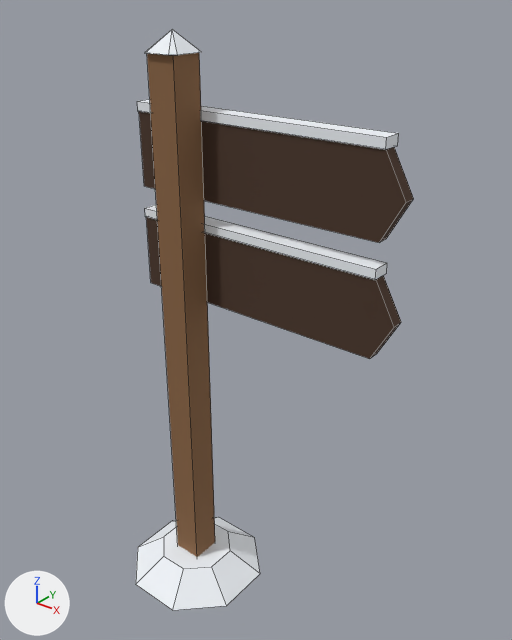
The Blender file winter-survival/blender/sources/signpost.blend: old version first, new version second.
Camera for both pictures: a 50 mm camera at (1.75, -1.76, 2.42) aimed at (0.28, 0.08, 1.28). Every picture has the same lights, and +X, +Y and +Z are marked at lower left. The picture after the commit comes second. Mesh edges are drawn as thin lines.

The first picture shows 'BoardBottom', 'BoardTop', 'Post'.
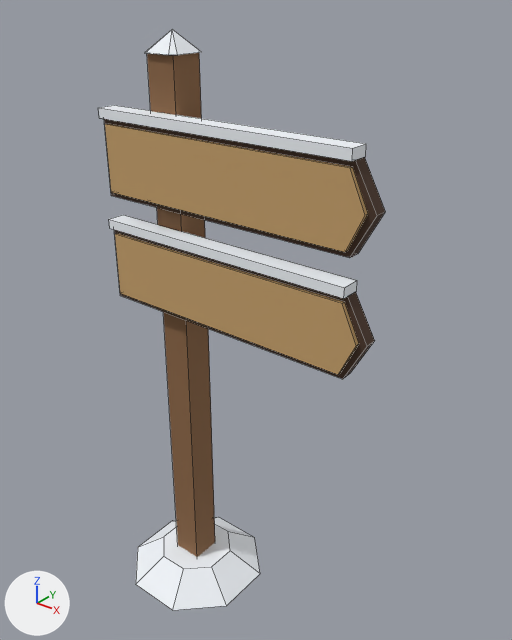
Edits to the bpy script that builds the scene:
```text
Add mat_palette_vcol:
    mat_palette_vcol = bpy.data.materials.new('palette_vcol')
    mat_palette_vcol.use_nodes = True; mat_palette_vcol.node_tree.nodes.clear()
    _N = mat_palette_vcol.node_tree.nodes; _L = mat_palette_vcol.node_tree.links
    n0 = _N.new('ShaderNodeBsdfPrincipled'); n0.name = 'Principled BSDF'
    n0.inputs[2].default_value = 0.9  # 'Roughness'
    n1 = _N.new('ShaderNodeOutputMaterial'); n1.name = 'Material Output'
    n2 = _N.new('ShaderNodeVertexColor'); n2.name = 'Color Attribute'
    n2.layer_name = 'Col'
    _L.new(n0.outputs[0], n1.inputs[0])  # 'BSDF' to 'Surface'
    _L.new(n2.outputs[0], n0.inputs[0])  # 'Color' to 'Base Color'
Change me_post:
    where me_post.from_pydata(...)  # 33 vertices, 23 faces; spans x -0.28..0.28, y -0.28..0.28, z 0.0..2.27
    used by ob_post; location = (0.0, 0.0, 0.0)
    remove me_post.materials.append(mat_snow)  # white #f1f5fa
    me_post part 1: all 5 faces that had it switch from mat_wood (brown #8b6543) to mat_palette_vcol
    me_post part 2: vertex colours changed
Change me_boardtop:
    used by ob_boardtop; location = (0.0, 0.0, 1.84)
    remove me_boardtop.from_pydata(...)  # 28 vertices, 19 faces; spans x -0.25..0.85, y 0.055..0.125, z -0.14..0.175
    remove me_boardtop.materials.append(mat_wood_dark)  # brown #4a3426
    remove me_boardtop.materials.append(mat_snow)  # white #f1f5fa
    remove me_boardtop.materials.append(mat_wood_light)  # orange #c7a16b
    add me_boardtop.from_pydata(...)  # 28 vertices, 19 faces; spans x -0.25..0.85, y -0.125..-0.055, z -0.14..0.175
    me_boardtop part 3: the loose piece of 10 vertices spanning x -0.25..0.85, y 0.06..0.105, z -0.14..0.14 is mirrored in y about the mesh origin, in mat_palette_vcol
    me_boardtop part 4: the loose piece of 10 vertices spanning x -0.23..0.822, y 0.105..0.12, z -0.12..0.12 is mirrored in y about the mesh origin, in mat_palette_vcol
    me_boardtop part 5: the loose piece of 8 vertices spanning x -0.25..0.773, y 0.055..0.125, z 0.14..0.175 is moved by (0.0, -0.18, 0.0), in mat_palette_vcol
    add me_boardtop.materials.append(mat_palette_vcol)
Change me_boardbottom:
    used by ob_boardbottom; location = (0.0, 0.0, 1.44)
    remove me_boardbottom.from_pydata(...)  # 28 vertices, 19 faces; spans x -0.25..0.85, y 0.055..0.125, z -0.14..0.175
    remove me_boardbottom.materials.append(mat_wood_dark)  # brown #4a3426
    remove me_boardbottom.materials.append(mat_snow)  # white #f1f5fa
    remove me_boardbottom.materials.append(mat_wood_light)  # orange #c7a16b
    add me_boardbottom.from_pydata(...)  # 28 vertices, 19 faces; spans x -0.25..0.85, y -0.125..-0.055, z -0.14..0.175
    me_boardbottom part 6: the loose piece of 10 vertices spanning x -0.25..0.85, y 0.06..0.105, z -0.14..0.14 is mirrored in y about the mesh origin, in mat_palette_vcol
    me_boardbottom part 7: the loose piece of 10 vertices spanning x -0.23..0.822, y 0.105..0.12, z -0.12..0.12 is mirrored in y about the mesh origin, in mat_palette_vcol
    me_boardbottom part 8: the loose piece of 8 vertices spanning x -0.25..0.773, y 0.055..0.125, z 0.14..0.175 is moved by (0.0, -0.18, 0.0), in mat_palette_vcol
    add me_boardbottom.materials.append(mat_palette_vcol)
```

Changed parts and their boxes [x1, y1, x2, y2] in the pictures (512 x 640 px; the box of a moved part takes in the faces that stretch with it):
'BoardTop', reshaped, recoloured (6% taller): before [137, 99, 414, 243]; after [99, 105, 385, 258]
'BoardBottom', reshaped, recoloured: before [145, 204, 401, 359]; after [109, 215, 375, 379]
part 1 of me_post, edited (looks the same): [147, 53, 215, 557] in both
part 3 of me_boardtop, moved or reshaped: before [139, 111, 414, 243]; after [104, 119, 385, 258]
part 4 of me_boardtop, moved or reshaped (not visible before): after [105, 124, 368, 252]
part 5 of me_boardtop, moved or reshaped: before [137, 99, 399, 150]; after [99, 105, 366, 161]
part 6 of me_boardbottom, moved or reshaped: before [146, 217, 401, 359]; after [114, 230, 375, 379]
part 7 of me_boardbottom, moved or reshaped (not visible before): after [115, 233, 359, 374]
part 8 of me_boardbottom, moved or reshaped: before [145, 204, 387, 280]; after [109, 215, 357, 299]
